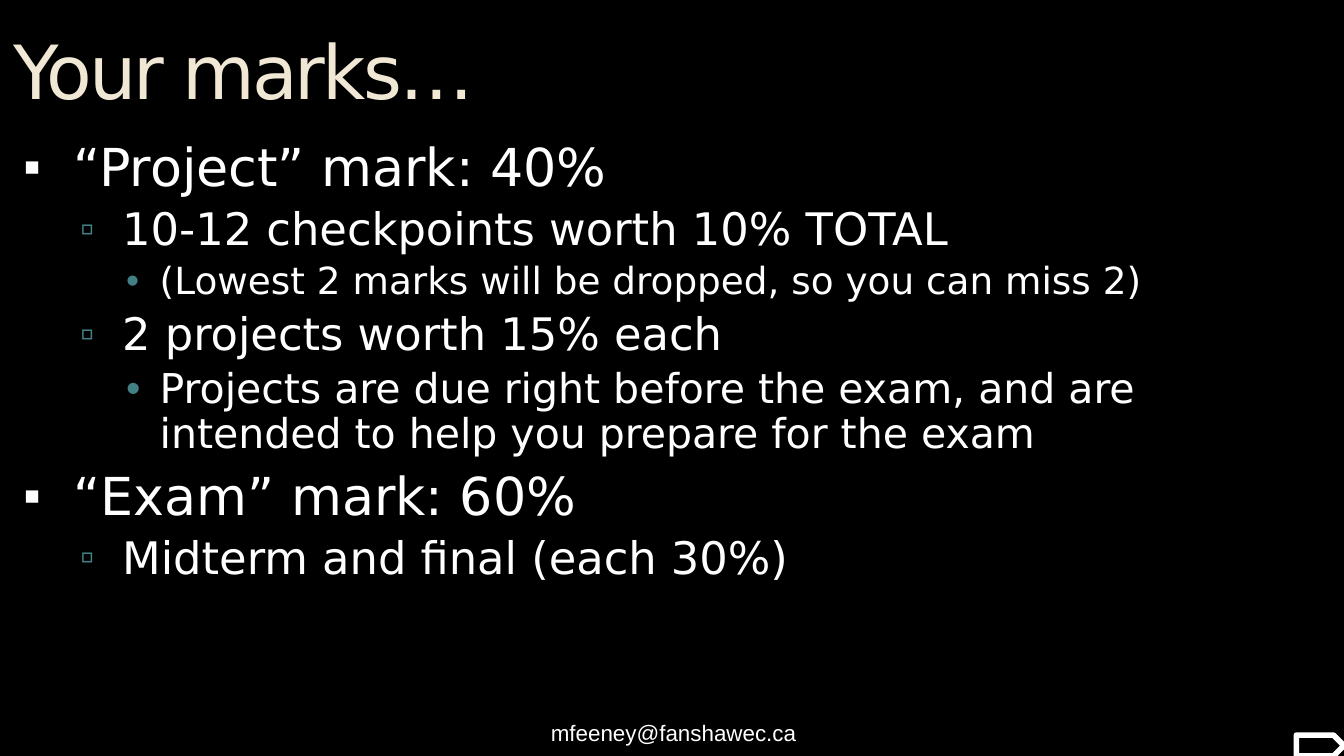
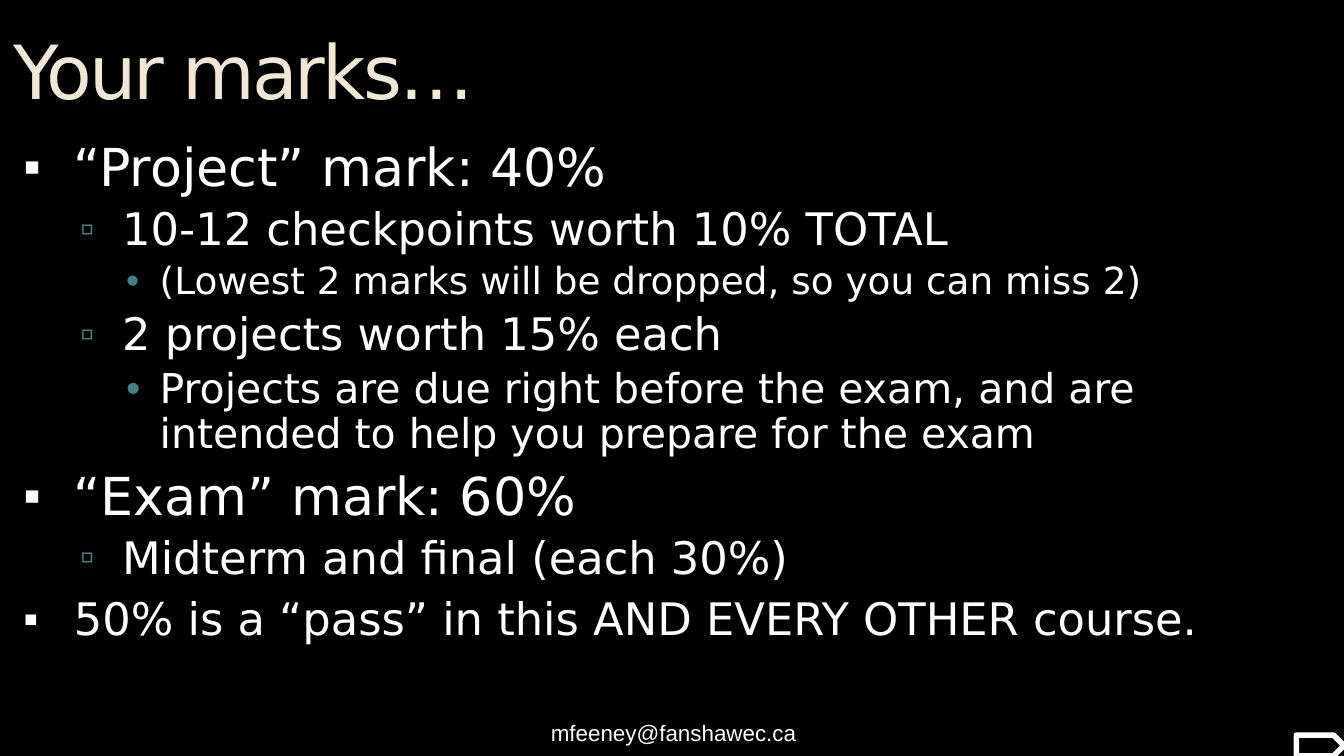
Before and after one commit to FeeneyCodes/INFO3111S22, a slide deck: slide 30 of Day2Day/Day_1 (Tues, June 27th, 2022)/INFO3111S22_W01_Course_Intro (long and boring PPT).pptx. Drawn at 1344x756 pixels with LibreOffice and Linux fonts; fonts in the diff are those of the drawing. Boxes give left, top, right and bottom in pixels: in the first picture for what was removed or moved away, otherwise in the second. Text is boxed around its words. In the diff, an @@ line names an element or a change of style, - is before the commit and + after.

```diff
--- a/Day2Day/Day_1 (Tues, June 27th, 2022)/INFO3111S22_W01_Course_Intro (long and boring PPT).pptx
+++ b/Day2Day/Day_1 (Tues, June 27th, 2022)/INFO3111S22_W01_Course_Intro (long and boring PPT).pptx
@@ text at (74,601,1197,645): paragraph added @@
+▪ 50% is a “pass” in this AND EVERY OTHER course.
```
Also in this commit, not shown: 3 other slides changed, 3 slides added, 1 slide removed.
